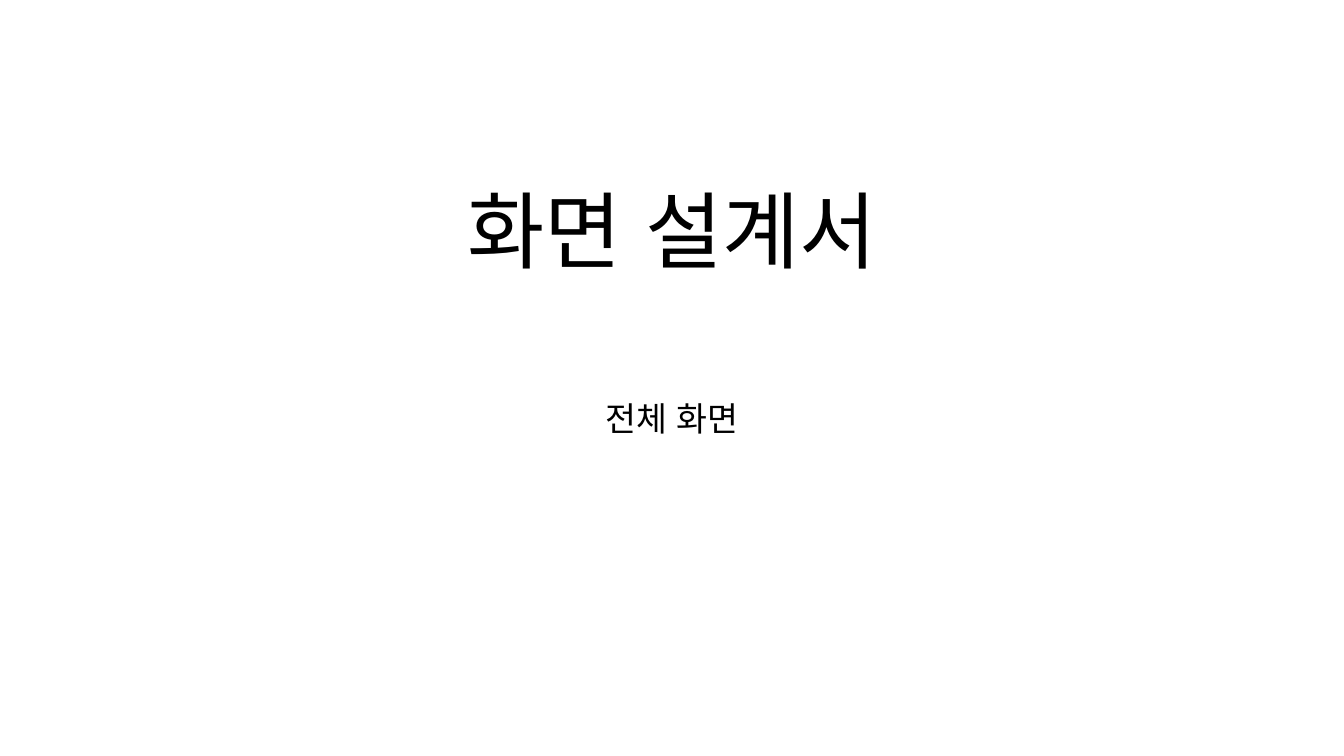
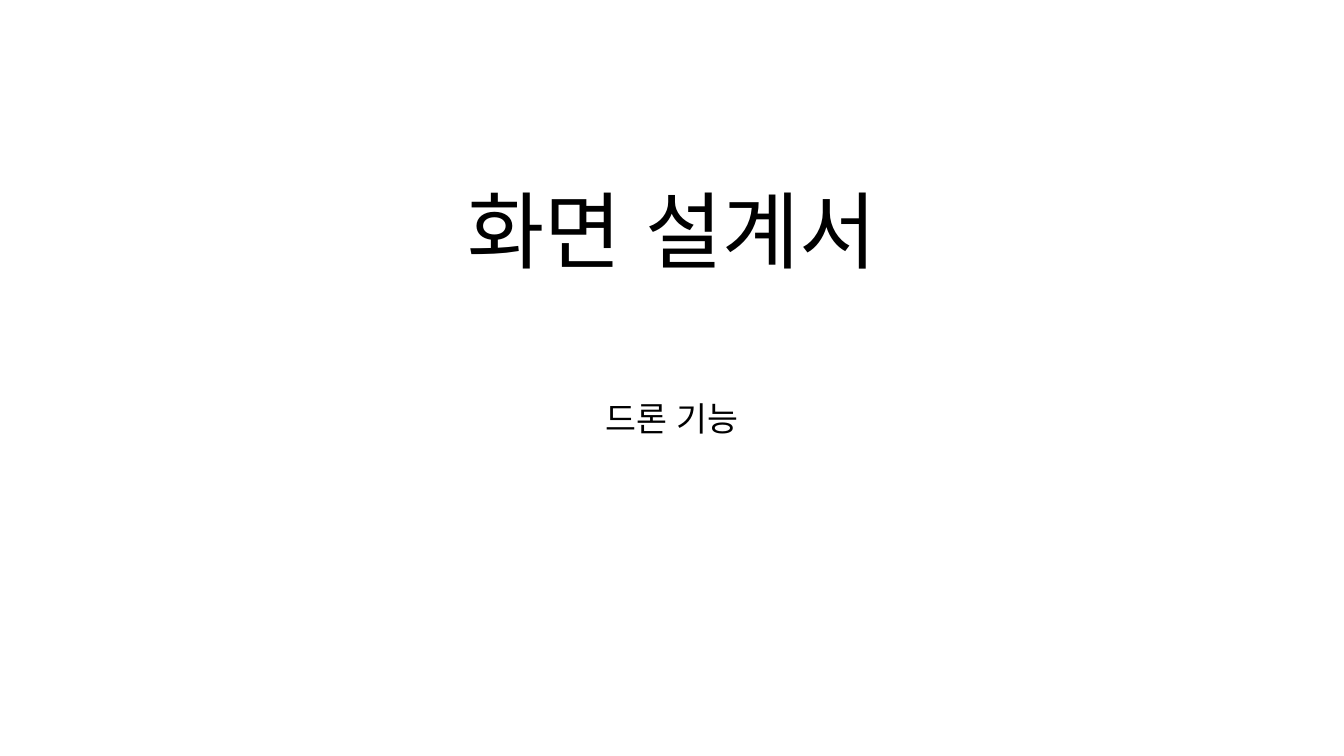
Before and after one commit to minwns11/WarDron, a slide deck: slide 1 of doc/게임기능(김민준)/화면설계서_게임기능(김민준).pptx. Drawn at 1344x756 pixels with LibreOffice and Linux fonts; fonts in the diff are those of the drawing. Boxes give left, top, right and bottom in pixels: in the first picture for what was removed or moved away, otherwise in the second. Text is boxed around its words. In the diff, an @@ line names an element or a change of style, - is before the commit and + after.

```diff
--- a/doc/게임기능(김민준)/화면설계서_게임기능(김민준).pptx
+++ b/doc/게임기능(김민준)/화면설계서_게임기능(김민준).pptx
@@ subtitle at box(605, 403, 739, 434): text changed @@
-전체 화면
+드론 기능
```
Also in this commit, not shown: 1 other slide changed, 2 slides removed, 6 other files.
